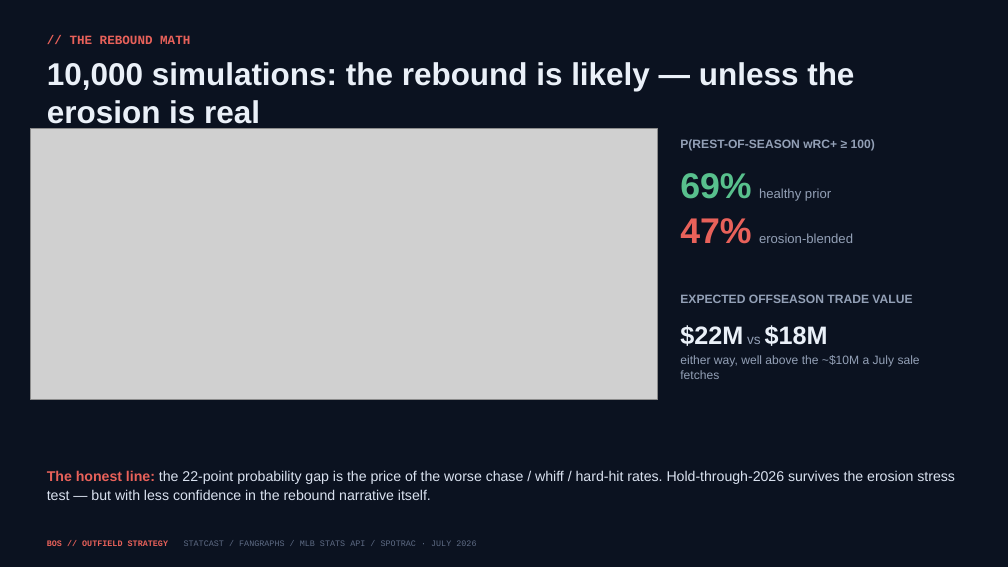
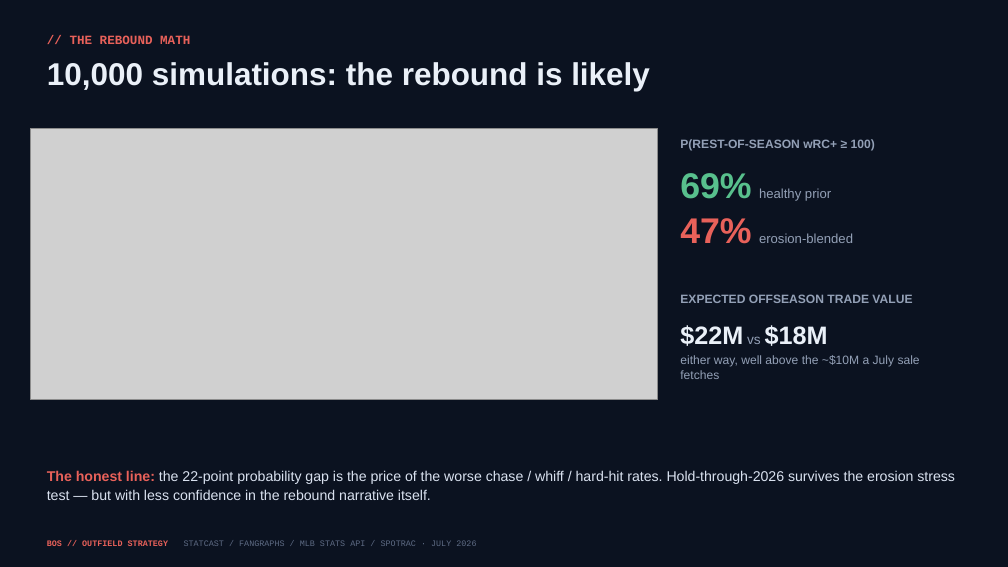
Before and after one commit to justinloo12/jarren-duran-outlier-analysis, a slide deck: slide 7 of outputs/Red_Sox_Outfield_Strategy.pptx. Drawn at 1008x567 pixels with LibreOffice and Linux fonts; fonts in the diff are those of the drawing; grey boxes stand for pictures. Boxes give left, top, right and bottom in pixels: in the first picture for what was removed or moved away, otherwise in the second. Text is boxed around its words. In the diff, an @@ line names an element or a change of style, - is before the commit and + after.

```diff
--- a/outputs/Red_Sox_Outfield_Strategy.pptx
+++ b/outputs/Red_Sox_Outfield_Strategy.pptx
@@ text at [47,62,650,91]: text changed @@
-10,000 simulations: the rebound is likely — unless the erosion is real
+10,000 simulations: the rebound is likely
```
Also in this commit, not shown: 14 other slides changed, 43 other files.
